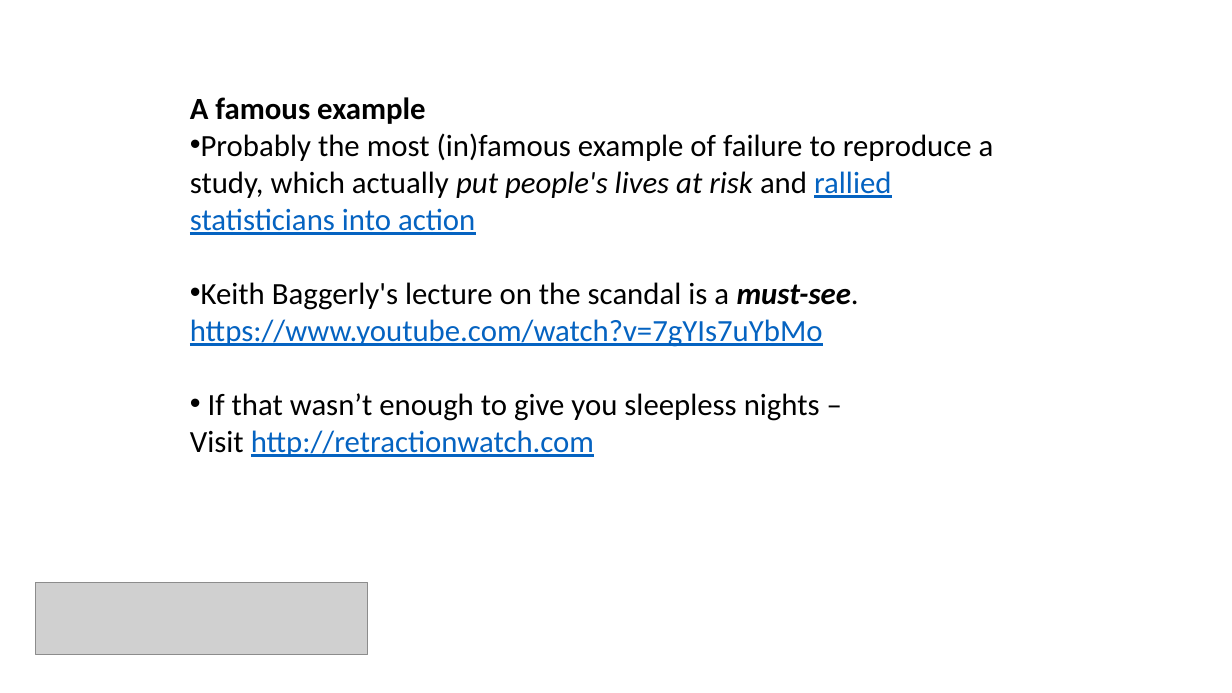
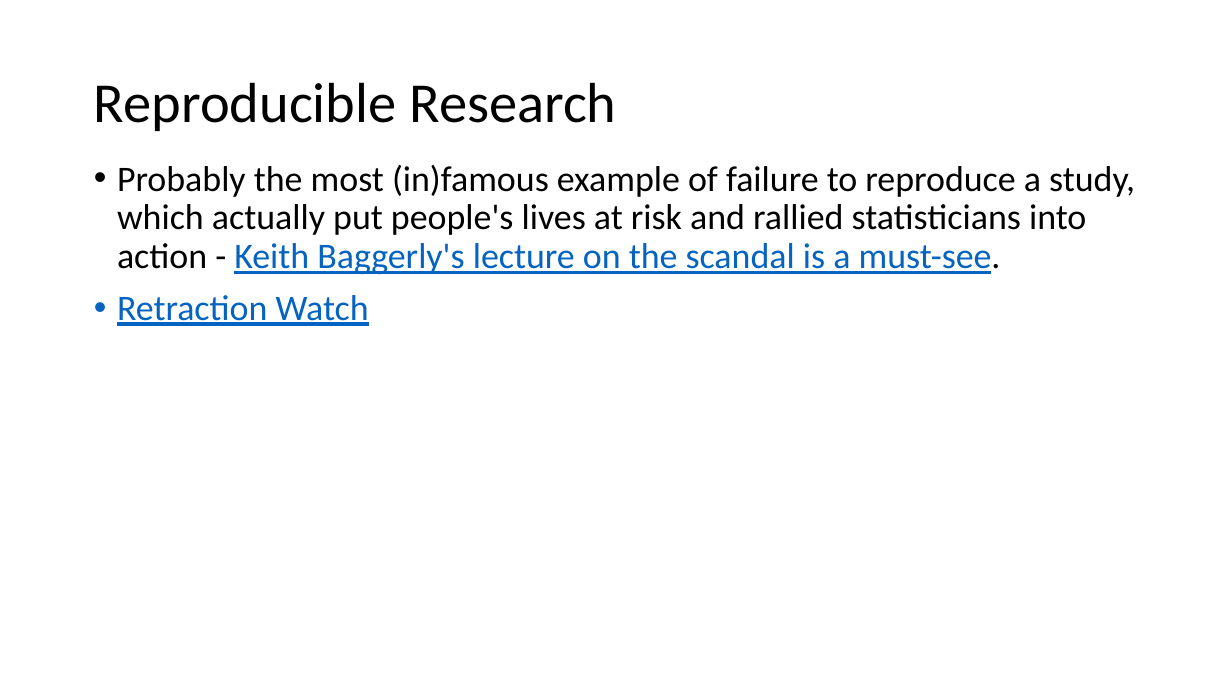
Before and after one commit to bioinformatics-core-shared-training/Managing-your-research-data, a slide deck: slide 4 of data_formatting.pptx. Drawn at 1232x693 pixels with LibreOffice and Linux fonts; fonts in the diff are those of the drawing; grey boxes stand for pictures; background and template pictures are left out. Boxes give left, top, right and bottom in pixels: in the first picture for what was removed or moved away, otherwise in the second. Text is boxed around its words. In the diff, an @@ line names an element or a change of style, - is before the commit and + after.

```diff
--- a/data_formatting.pptx
+++ b/data_formatting.pptx
@@ title added at [94,82,616,131], 44 pt, text #000000 @@
+Reproducible Research
@@ text at [117,165,1135,326]: text changed; size 24 to 28 pt @@
-A famous example
-• Probably the most (in)famous example of failure to reproduce a study, which actually put people's lives at risk and rallied statisticians into action
-• Keith Baggerly's lecture on the scandal is a must-see.
-  https://www.youtube.com/watch?v=7gYIs7uYbMo
-• If that wasn’t enough to give you sleepless nights –
-  Visit http://retractionwatch.com
+• Probably the most (in)famous example of failure to reproduce a study, which actually put people's lives at risk and rallied statisticians into action - Keith Baggerly's lecture on the scandal is a must-see.
+• Retraction Watch
@@ picture removed at [36,582,368,655] @@
```
Also in this commit, not shown: 17 other slides changed, 7 slides added, 13 slides removed, 5 other files.
